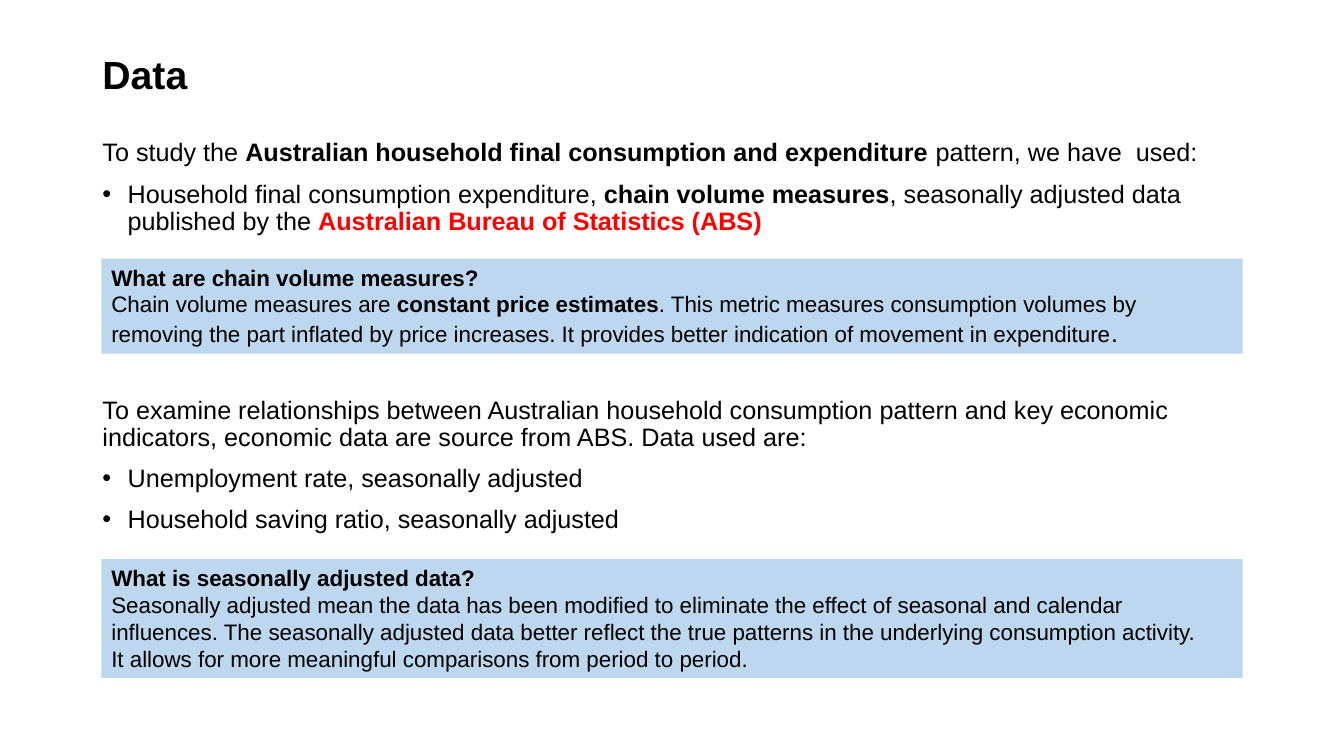
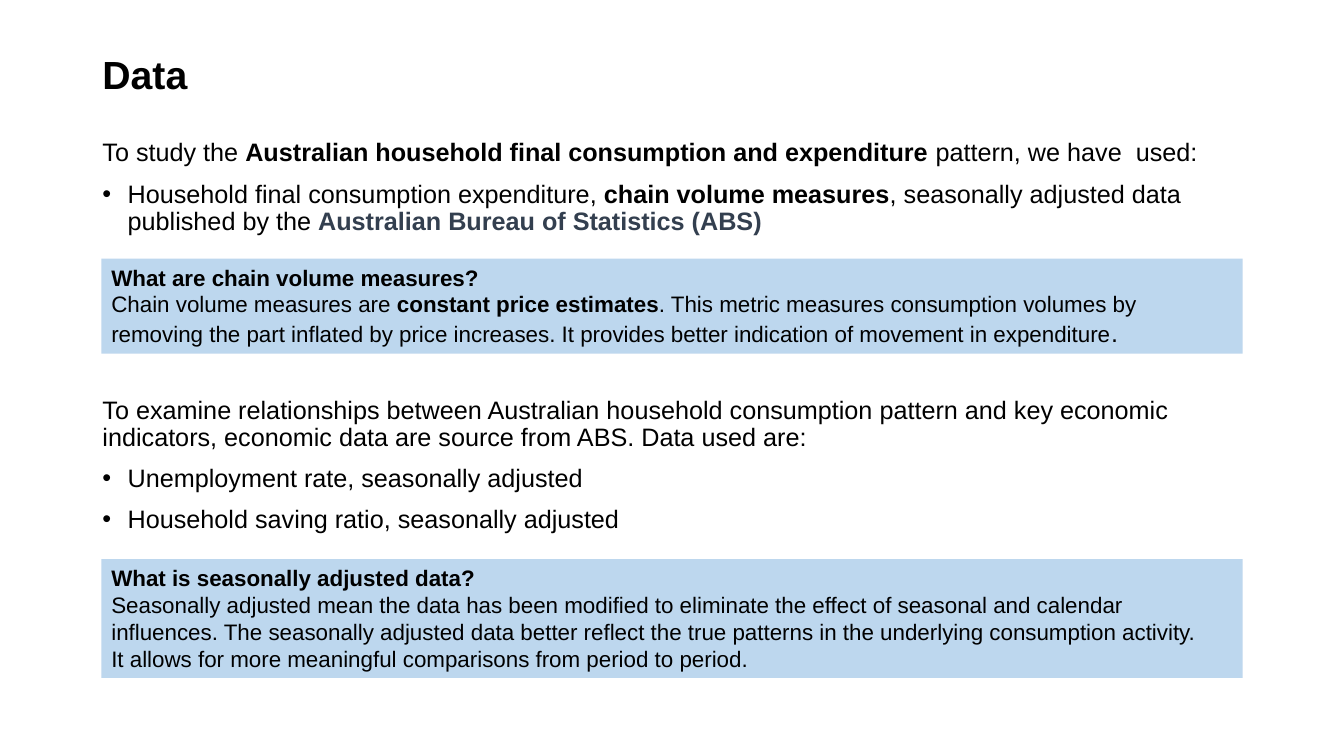
Before and after one commit to twigikit/FTBC_project_1, a slide deck: slide 3 of Aus Household Consumption and Expenditure Pattern.pptx. Drawn at 1344x756 pixels with LibreOffice and Linux fonts; fonts in the diff are those of the drawing. Boxes give left, top, right and bottom in pixels: in the first picture for what was removed or moved away, otherwise in the second. Text is boxed around its words. In the diff, an @@ line names an element or a change of style, - is before the commit and + after.

```diff
--- a/Aus Household Consumption and Expenditure Pattern.pptx
+++ b/Aus Household Consumption and Expenditure Pattern.pptx
@@ text at <box>128,184,1181,236</box>: text colour #FF0000 to #333F50 in "Australian Bureau of Statistics (ABS)" @@
```
Also in this commit, not shown: 3 other files.
